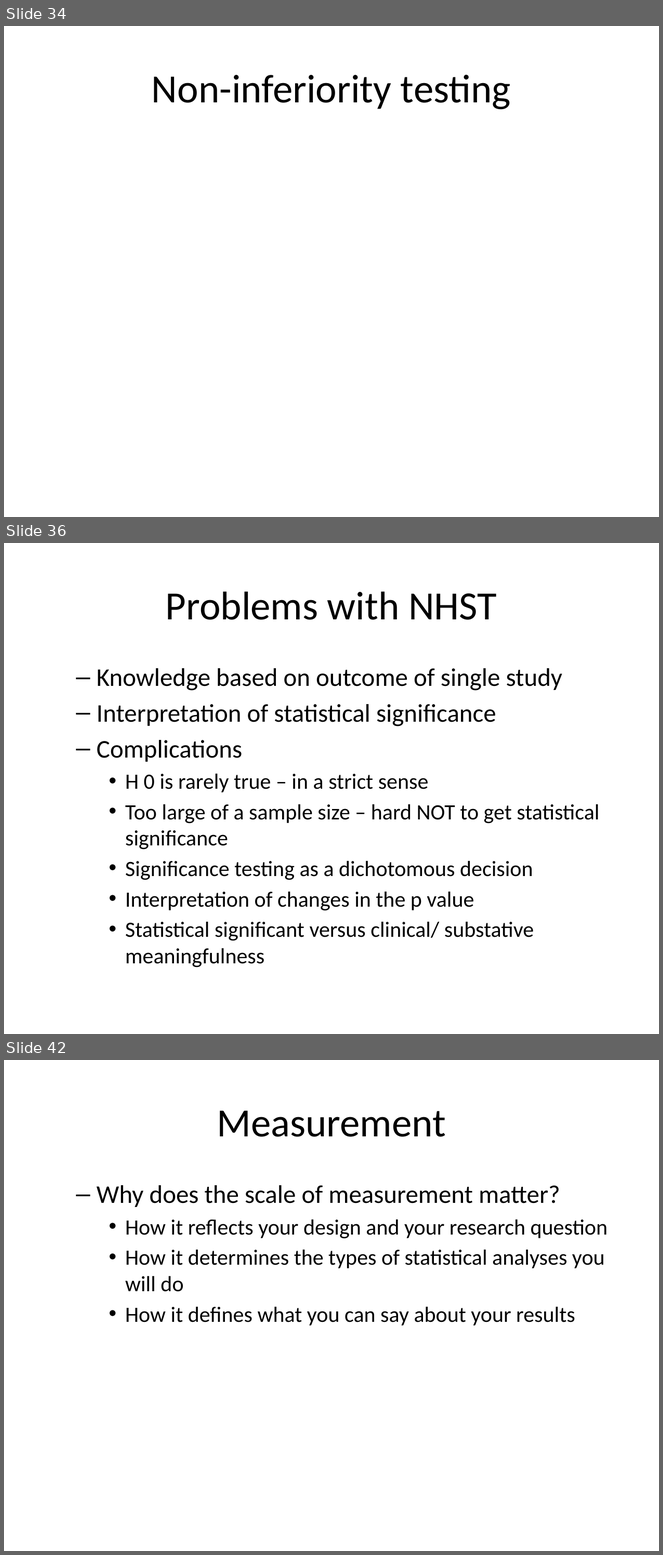
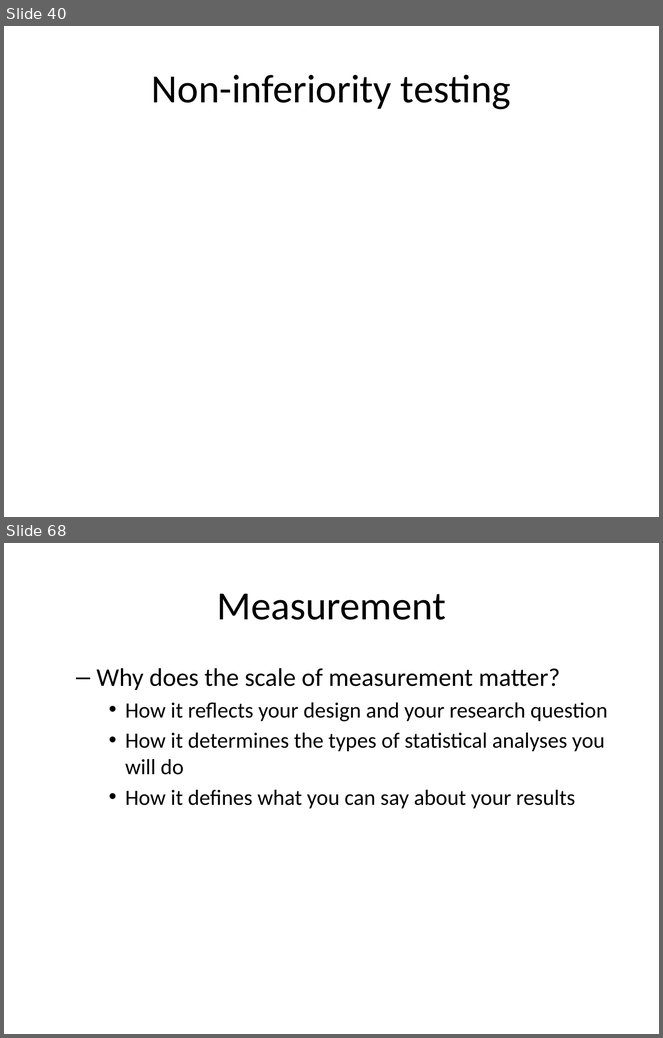
Before and after one commit to classes-medb/5510, a slide deck: src/video-12-hypothesis-testing.pptx. Shown one above the other, each under a label of ours: slides 34, 36 and 42 before the commit, slides 40 and 68 after it; the slides between them are not shown. The pictures are 663x1555 and 663x1038 pixels, drawn with LibreOffice and Linux fonts; fonts in the diff are those of the drawing. Boxes give left, top, right and bottom in pixels: in the first picture for what was removed or moved away, otherwise in the second. Text is boxed around its words. In the diff, an @@ line names an element or a change of style, - is before the commit and + after.

```diff
--- a/src/video-12-hypothesis-testing.pptx
+++ b/src/video-12-hypothesis-testing.pptx
@@ slide 36 removed at [4, 543, 659, 1034], background #FFFFFF @@
@@ title removed at [166, 591, 497, 620] @@
-Problems with NHST
@@ text removed at [97, 668, 599, 968] @@
-  – Knowledge based on outcome of single study
-  – Interpretation of statistical significance
-  – Complications
-    • H 0 is rarely true – in a strict sense
-    • Too large of a sample size – hard NOT to get statistical significance
-    • Significance testing as a dichotomous decision
-    • Interpretation of changes in the p value
-    • Statistical significant versus clinical/ substative meaningfulness
@@ what was slide 34 is now slide 40 @@
@@ what was slide 42 is now slide 68 @@
```
Also in this commit, not shown: 11 slides changed, 18 slides added, 5 other slides removed, 1 other file.
